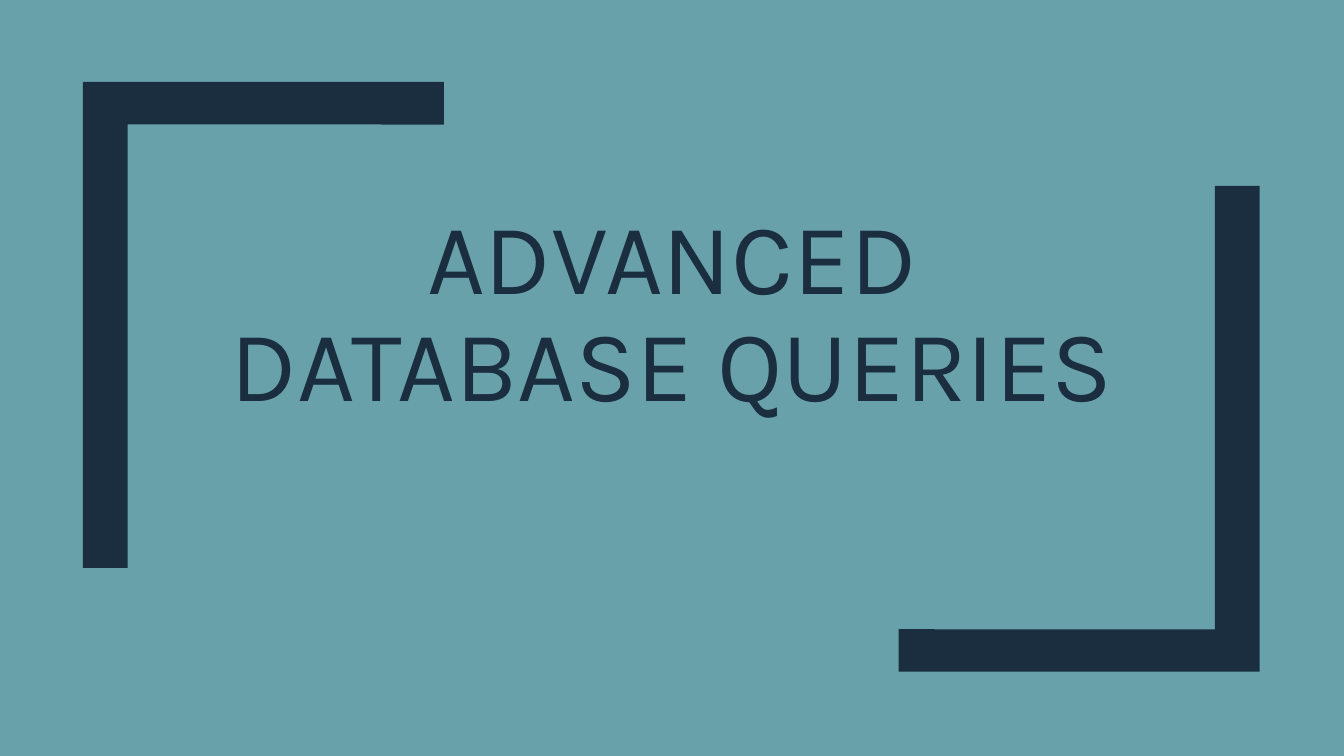
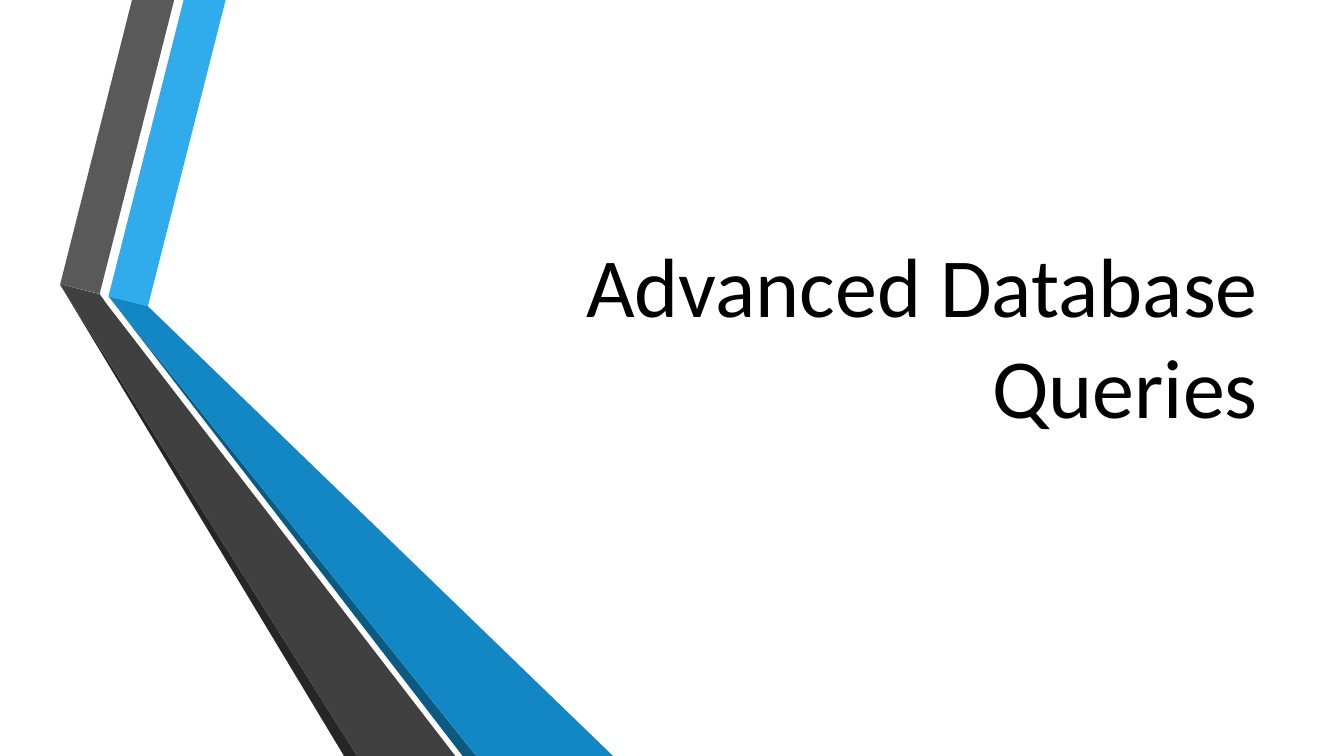
Before and after one commit to MGIS-UMN/GIS5577_week4, a slide deck: slide 1 of Advanced_DB_queries.odp. Drawn at 1344x756 pixels with LibreOffice and Linux fonts; fonts in the diff are those of the drawing; background and template pictures are left out. Boxes give left, top, right and bottom in pixels: in the first picture for what was removed or moved away, otherwise in the second. Text is boxed around its words. In the diff, an @@ line names an element or a change of style, - is before the commit and + after.

```diff
--- a/Advanced_DB_queries.odp
+++ b/Advanced_DB_queries.odp
@@ background #69A1AB to picture (left out) @@
@@ freeform shape removed at box(898, 186, 1259, 671) @@
@@ title at box(586, 258, 1257, 429): text changed; size 72 to 60 pt; font Karla to Calibri; text colour #1A2E40 to #000000 @@
-ADVANCED DATABASE QUERIES
+Advanced Database Queries
@@ freeform shape: place and size @@
-freeform shape at box(83, 82, 444, 568)
+freeform shape at box(60, 284, 456, 756)
@@ freeform shape at box(60, 284, 456, 756): fill #1A2E40 to #404040 @@
@@ group added at box(60, 0, 614, 756): 5 freeform shapes @@
```
Also in this commit, not shown: 32 other slides changed.
